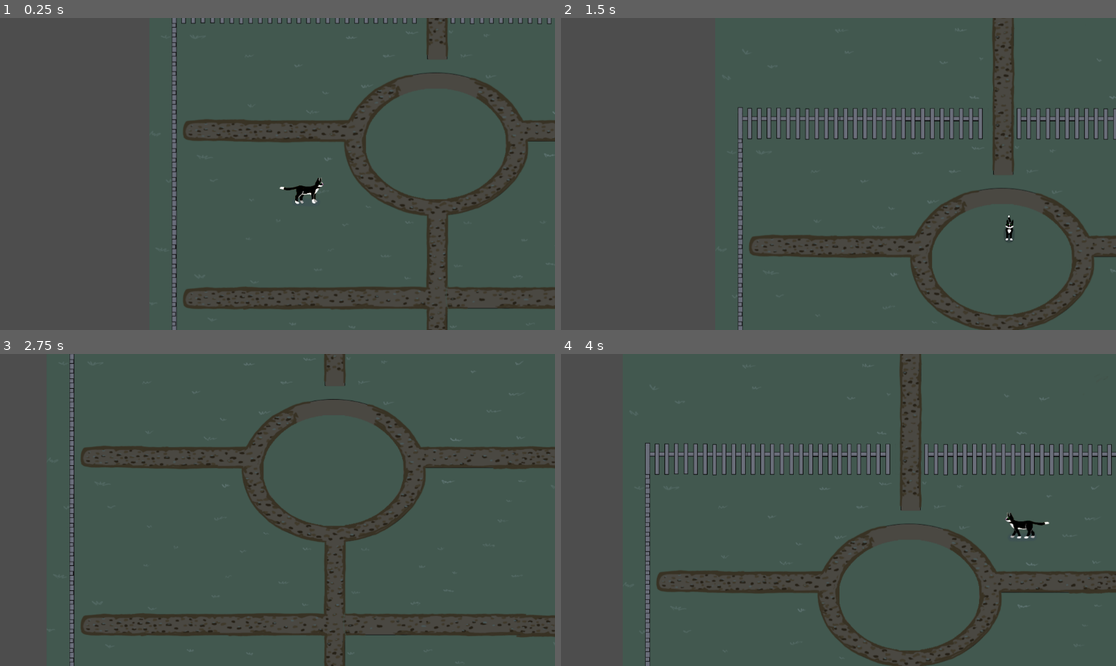
Above: before the commit, frames 1-4 (two rows, left to right).
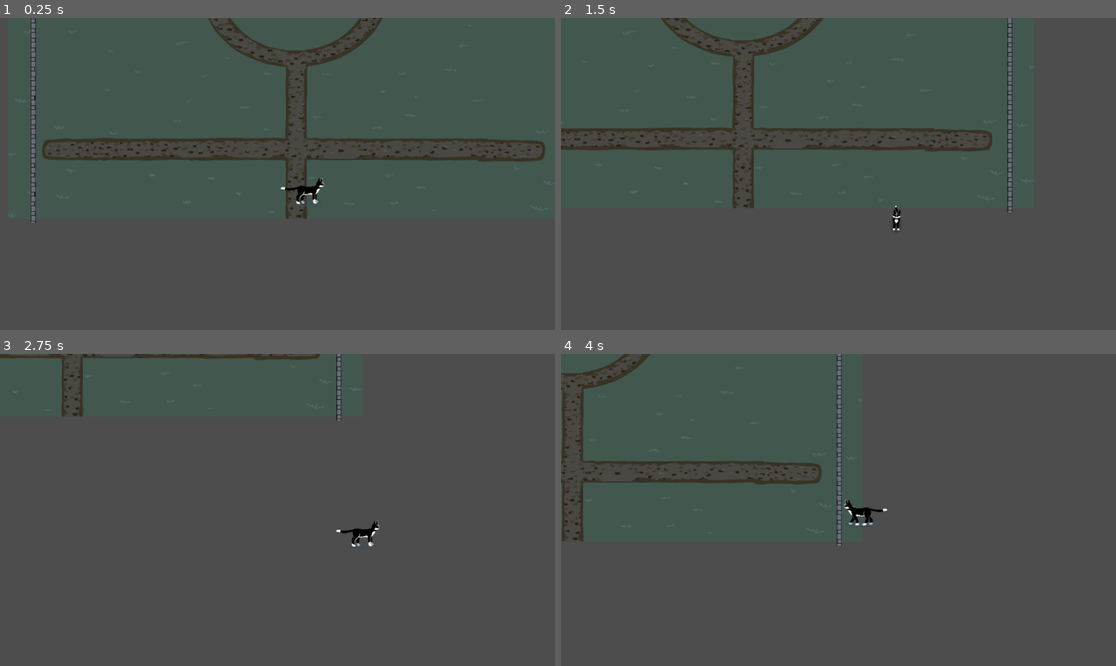
Above: after the commit, the same moments.

Repository: castlele/nine-lives
Game: Godot game, scene res://scenes/levels/level_1.tscn
The game is run twice, just before and just after one commit, with the same random seed, the same clock (stepped at 60 frames per second) and the same inputs. The project has no main scene, so this scene is started directly.
Inputs:
- Up to frame 1 (0.25 s): no input
- Up to frame 2 (1.5 s): hold Right (ui_right) 0.53-1.28 s; hold Down (ui_down) from 1.28 s (still down)
- Up to frame 3 (2.75 s): release Down (ui_down) at 2.03 s; hold Right (ui_right) from 2.03 s (still down)
- Up to frame 4 (4 s): release Right (ui_right) at 2.78 s; hold Up (ui_up) 2.78-3.53 s; hold Left (ui_left) from 3.53 s (still down)

The runs differ from the first frame. In frame 1, 11% of the frame differs, in the area x 1-100%, y 0-100%; in frame 2, 11%; in frame 3, 8.3%; in frame 4, 11%, in the area x 0-100%, y 0-100%.

Commit message:
feat(level_1): add ghost with lighting

Diff:
--- a/nodes/camera.gd
+++ b/nodes/camera.gd
@@ -1,6 +1,6 @@
 extends Camera2D
 
 func _process(delta: float) -> void:
-	var player = $player
+	var player = get_parent().get_node("player")
 
 	position = position.lerp(player.position, delta * 3)
--- a/nodes/player.gd
+++ b/nodes/player.gd
@@ -56,8 +56,8 @@
 func updatePlayerCollider():
 	match _currentDirection:
 		Direction.LEFT, Direction.RIGHT:
-			horizontalCollider.show()
-			verticalCollider.hide()
+			horizontalCollider.disabled = false
+			verticalCollider.disabled = true
 		Direction.TOP, Direction.BOTTOM:
-			horizontalCollider.hide()
-			verticalCollider.show()
+			horizontalCollider.disabled = true
+			verticalCollider.disabled = false
--- /dev/null
+++ b/scenes/levels/ghosts.gd
@@ -0,0 +1,42 @@
+extends TileMapLayer
+
+@onready var opacityTimer: Timer = $opacity_timer
+@onready var fireGhostOpacityLight: PointLight2D = $fire_ghost_light
+
+var incrementOpacity = true
+var isOpacityPaused = false
+
+func _ready() -> void:
+	var cells = get_used_cells()
+
+	for cell in cells:
+		var tileData = get_cell_tile_data(cell)
+		incrementOpacity = not tileData.modulate.a >= 1
+
+func _process(delta: float) -> void:
+	var cells = get_used_cells()
+
+	for cell in cells:
+		var tileData = get_cell_tile_data(cell)
+
+		if isOpacityPaused: continue
+
+		if incrementOpacity:
+			tileData.modulate.a += delta
+			fireGhostOpacityLight.color.a += delta
+		else:
+			tileData.modulate.a -= delta
+			fireGhostOpacityLight.color.a -= delta
+
+		if tileData.modulate.a >= 1 and opacityTimer.is_stopped():
+			incrementOpacity = false
+			isOpacityPaused = true
+			opacityTimer.start()
+
+		if tileData.modulate.a <= 0 and opacityTimer.is_stopped():
+			incrementOpacity = true
+			isOpacityPaused = true
+			opacityTimer.start()
+
+func _on_opacity_timer_timeout() -> void:
+	isOpacityPaused = false
--- a/scenes/levels/level_1.tscn
+++ b/scenes/levels/level_1.tscn
@@ -1,25 +1,93 @@
-[gd_scene load_steps=9 format=3 uid="uid://cyhrkdl02efed"]
+[gd_scene load_steps=26 format=3 uid="uid://cyhrkdl02efed"]
 
 [ext_resource type="PackedScene" uid="uid://drj6jlpknjh0s" path="res://nodes/camera.tscn" id="1_6iamk"]
 [ext_resource type="PackedScene" uid="uid://ddvlhivvfu47e" path="res://nodes/player.tscn" id="1_ksju7"]
 [ext_resource type="Texture2D" uid="uid://ds1prft0icy2q" path="res://res/level_1/level_1.png" id="1_nsrm0"]
+[ext_resource type="Texture2D" uid="uid://p4j7nbmqj4s3" path="res://res/level_1/bush.png" id="2_s8va5"]
+[ext_resource type="Texture2D" uid="uid://noo74276m4qe" path="res://res/level_1/cross.png" id="3_dga24"]
+[ext_resource type="Texture2D" uid="uid://dam33gwx7ybxg" path="res://res/level_1/trees.png" id="3_sk5k4"]
 [ext_resource type="Texture2D" uid="uid://ble84ts2un6eg" path="res://res/level_1/fence.png" id="4_qxy0u"]
+[ext_resource type="Texture2D" uid="uid://tdw1u2x6aqg0" path="res://res/level_1/fire_ghost.png" id="5_excbq"]
+[ext_resource type="Texture2D" uid="uid://c1ry4237ui1i0" path="res://res/level_1/crosses.png" id="7_oc4kc"]
+[ext_resource type="Script" uid="uid://b2conpjwswi45" path="res://scenes/levels/ghosts.gd" id="10_qxy0u"]
 
 [sub_resource type="TileSetAtlasSource" id="TileSetAtlasSource_x42e6"]
 texture = ExtResource("1_nsrm0")
 texture_region_size = Vector2i(1200, 1800)
 0:0/0 = 0
 
-[sub_resource type="TileSetAtlasSource" id="TileSetAtlasSource_wtwp4"]
+[sub_resource type="TileSet" id="TileSet_6761a"]
+sources/0 = SubResource("TileSetAtlasSource_x42e6")
+
+[sub_resource type="TileSetAtlasSource" id="TileSetAtlasSource_6761a"]
 texture = ExtResource("4_qxy0u")
 texture_region_size = Vector2i(1114, 794)
 0:0/0 = 0
 
-[sub_resource type="TileSet" id="TileSet_6761a"]
-sources/0 = SubResource("TileSetAtlasSource_x42e6")
-sources/3 = SubResource("TileSetAtlasSource_wtwp4")
+[sub_resource type="TileSet" id="TileSet_sk5k4"]
+sources/0 = SubResource("TileSetAtlasSource_6761a")
 
 [sub_resource type="PhysicsMaterial" id="PhysicsMaterial_s8va5"]
+
+[sub_resource type="TileSetAtlasSource" id="TileSetAtlasSource_oc4kc"]
+texture = ExtResource("3_sk5k4")
+texture_region_size = Vector2i(192, 224)
+0:0/0 = 0
+0:0/0/physics_layer_0/polygon_0/points = PackedVector2Array(-16.8297, 109.845, -15.9932, 73.8765, 12.4466, 74.713, 10.7737, 111.517)
+1:0/0 = 0
+1:0/0/physics_layer_0/polygon_0/points = PackedVector2Array(-16.7585, 112.097, -14.6011, 81.0312, 6.54117, 78.0108, 8.26707, 112.097)
+
+[sub_resource type="TileSetAtlasSource" id="TileSetAtlasSource_s8va5"]
+texture = ExtResource("2_s8va5")
+texture_region_size = Vector2i(160, 96)
+0:0/0 = 0
+0:0/0/physics_layer_0/polygon_0/points = PackedVector2Array(-16.6289, 48.1533, -2.64435, 48.0474, 7.50177, 33.4543, -25.0952, 31.2216)
+
+[sub_resource type="TileSet" id="TileSet_dga24"]
+physics_layer_0/collision_layer = 1
+physics_layer_0/collision_mask = 2
+sources/0 = SubResource("TileSetAtlasSource_oc4kc")
+sources/1 = SubResource("TileSetAtlasSource_s8va5")
+
+[sub_resource type="TileSetAtlasSource" id="TileSetAtlasSource_dga24"]
+texture = ExtResource("7_oc4kc")
+texture_region_size = Vector2i(64, 128)
+0:0/animation_columns = 2
+0:0/animation_frame_0/duration = 1.0
+0:0/animation_frame_1/duration = 1.0
+0:0/0 = 0
+0:0/0/physics_layer_0/polygon_0/points = PackedVector2Array(-7.6366, 64.2528, 8.05227, 64.2006, 8.2844, 24.2159, -7.6366, 23.9631)
+0:1/0 = 0
+0:1/0/physics_layer_0/polygon_0/points = PackedVector2Array(-7.6366, 64.2528, 8.05227, 64.2006, 8.2844, 24.2159, -7.6366, 23.9631)
+
+[sub_resource type="TileSetAtlasSource" id="TileSetAtlasSource_qxy0u"]
+texture = ExtResource("3_dga24")
+texture_region_size = Vector2i(64, 128)
+0:0/0 = 0
+0:0/0/physics_layer_0/polygon_0/points = PackedVector2Array(-8.06136, 64.1404, 8.06136, 64.1404, 8.41185, 25.5861, -7.91378, 25.5399)
+
+[sub_resource type="TileSet" id="TileSet_qxy0u"]
+physics_layer_0/collision_layer = 1
+sources/0 = SubResource("TileSetAtlasSource_dga24")
+sources/3 = SubResource("TileSetAtlasSource_qxy0u")
+
+[sub_resource type="TileSetAtlasSource" id="TileSetAtlasSource_excbq"]
+resource_name = "fire_ghost"
+texture = ExtResource("5_excbq")
+texture_region_size = Vector2i(64, 96)
+0:0/0 = 0
+
+[sub_resource type="TileSet" id="TileSet_iav0o"]
+sources/0 = SubResource("TileSetAtlasSource_excbq")
+
+[sub_resource type="Gradient" id="Gradient_qxy0u"]
+colors = PackedColorArray(1, 1, 1, 1, 0, 0, 0, 1)
+
+[sub_resource type="GradientTexture2D" id="GradientTexture2D_excbq"]
+gradient = SubResource("Gradient_qxy0u")
+fill = 1
+fill_from = Vector2(0.5, 0.5)
+fill_to = Vector2(0.132479, 0.175214)
 
 [node name="level_1" type="Node2D"]
 
@@ -27,20 +95,51 @@
 tile_map_data = PackedByteArray(0, 0, 36, 0, 241, 255, 0, 0, 0, 0, 0, 0, 0, 0, 36, 0, 17, 0, 3, 0, 0, 0, 0, 0, 0, 0)
 tile_set = SubResource("TileSet_6761a")
 
-[node name="fence_right" type="StaticBody2D" parent="terrain"]
+[node name="fence" type="TileMapLayer" parent="terrain"]
+tile_map_data = PackedByteArray(0, 0, 36, 0, 17, 0, 0, 0, 0, 0, 0, 0, 0, 0)
+tile_set = SubResource("TileSet_sk5k4")
+
+[node name="fence_right" type="StaticBody2D" parent="terrain/fence"]
 physics_material_override = SubResource("PhysicsMaterial_s8va5")
 
-[node name="CollisionPolygon2D" type="CollisionPolygon2D" parent="terrain/fence_right"]
+[node name="CollisionPolygon2D" type="CollisionPolygon2D" parent="terrain/fence/fence_right"]
 position = Vector2(32.2989, 568.155)
 polygon = PackedVector2Array(1107.7, 79.8445, 1097.7, 79.8445, 1097.7, -613.155, 577.701, -613.155, 577.701, -642.155, 1107.7, -642.155)
 
-[node name="fence_left" type="StaticBody2D" parent="terrain"]
+[node name="fence_left" type="StaticBody2D" parent="terrain/fence"]
 
-[node name="CollisionPolygon2D" type="CollisionPolygon2D" parent="terrain/fence_left"]
+[node name="CollisionPolygon2D" type="CollisionPolygon2D" parent="terrain/fence/fence_left"]
 polygon = PackedVector2Array(32, 648, 32, -74, 539, -74, 539, -46, 41, -46, 41, 648)
 
 [node name="camera" parent="." instance=ExtResource("1_6iamk")]
 position = Vector2(545, 576)
 
-[node name="player" parent="camera" instance=ExtResource("1_ksju7")]
-position = Vector2(-4, -1)
+[node name="player" parent="." instance=ExtResource("1_ksju7")]
+position = Vector2(541, 575)
+
+[node name="plants" type="TileMapLayer" parent="."]
+tile_map_data = PackedByteArray(0, 0, 32, 0, 6, 0, 1, 0, 0, 0, 0, 0, 0, 0, 39, 0, 6, 0, 1, 0, 0, 0, 0, 0, 0, 0, 42, 0, 9, 0, 1, 0, 0, 0, 0, 0, 0, 0, 29, 0, 9, 0, 1, 0, 0, 0, 0, 0, 0, 0)
+tile_set = SubResource("TileSet_dga24")
+
+[node name="graves" type="TileMapLayer" parent="."]
+tile_map_data = PackedByteArray(0, 0, 22, 0, 3, 0, 3, 0, 0, 0, 0, 0, 0, 0)
+tile_set = SubResource("TileSet_qxy0u")
+
+[node name="ghosts" type="TileMapLayer" parent="."]
+tile_map_data = PackedByteArray(0, 0, 22, 0, 3, 0, 0, 0, 0, 0, 0, 0, 0, 0)
+tile_set = SubResource("TileSet_iav0o")
+script = ExtResource("10_qxy0u")
+
+[node name="opacity_timer" type="Timer" parent="ghosts"]
+wait_time = 0.5
+one_shot = true
+
+[node name="fire_ghost_light" type="PointLight2D" parent="ghosts"]
+position = Vector2(360, 57)
+scale = Vector2(1.56641, 1.56641)
+color = Color(0.0980392, 0.498039, 0.819608, 1)
+energy = 2.18
+texture = SubResource("GradientTexture2D_excbq")
+texture_scale = 1.25
+
+[connection signal="timeout" from="ghosts/opacity_timer" to="ghosts" method="_on_opacity_timer_timeout"]
Binary file added: res/level_1/crosses.png
Not shown, added: res/level_1/crosses.png.import
Not shown, added: scenes/levels/ghosts.gd.uid
Not shown, changed: res/.DS_Store
